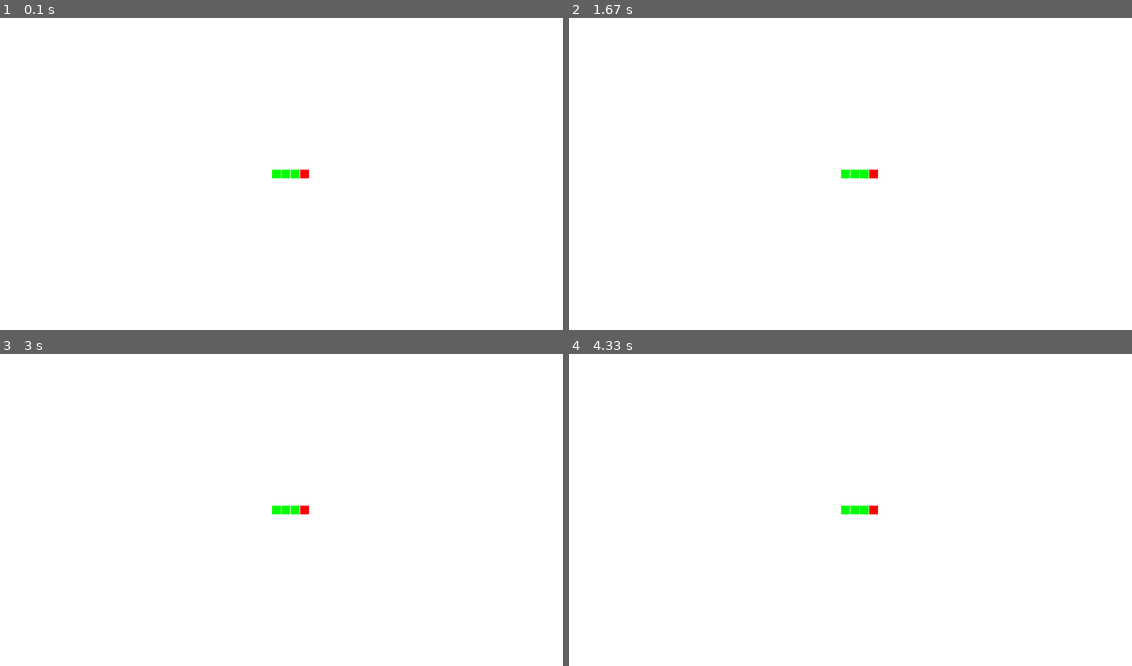
Above: before the commit, frames 1-4 (two rows, left to right).
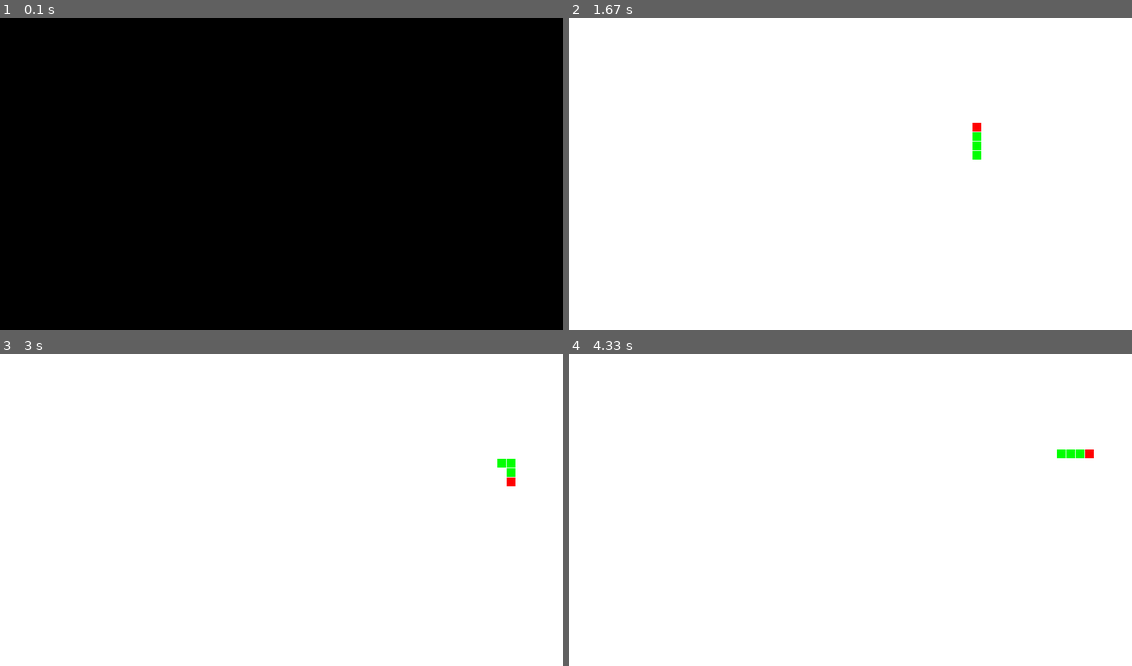
Above: after the commit, the same moments.

Repository: kaddour-khaled/pygame
Game: pygame game, started from snake.py
The game is run twice, just before and just after one commit, with the same random seed, the same clock (stepped at 60 frames per second) and the same inputs.
Inputs:
- Up to frame 1 (0.1 s): no input
- Up to frame 2 (1.67 s): tap Enter at 0.33 s; hold Up 1.17-1.63 s
- Up to frame 3 (3 s): hold Right 1.67-2.13 s; hold Left 2.17-2.7 s; hold Down from 2.73 s (still down)
- Up to frame 4 (4.33 s): release Down at 3.03 s; hold Left 3.07-3.47 s; hold Up 3.5-3.87 s; hold Right from 3.9 s (still down)

The runs differ from the first frame. In frame 1, 100% of the frame differs, in the area x 0-100%, y 0-100%; in frame 2, 0.3%; in frame 3, 0.3%; in frame 4, 0.3%.

Commit message:
handel the movement of snake

Diff:
--- a/snake.py
+++ b/snake.py
@@ -4,8 +4,11 @@
 
 WIDTH, HEIGHT = 900, 500
 UNIT_WIDTH = UNIT_HEIGHT = 15
+FPS = 10
 
 BASE_LENGTH_SNAKE = 4
+
+
 
 HEAD_COLOR = (255, 0, 0)
 BODY_COLOR = (0, 255, 0)
@@ -27,6 +30,17 @@
 
     return snake
 
+def move_snake(snake, DX, DY):
+    # move the snake
+    # remove the queue of the snake (index = len(snake) -1) and add to the head of the snake (index = 0)
+
+    new_head = snake.pop(len(snake)-1)
+    old_head = snake[0]
+
+    new_head.x = old_head.x+(UNIT_WIDTH * DX)
+    new_head.y = old_head.y+ (UNIT_HEIGHT * DY)
+
+    snake.insert(0, new_head)
 
 def draw_window(snake):
     # draw window and objects
@@ -49,14 +63,36 @@
 def main():
     # man function
     run = True
+    clock = pygame.time.Clock()
 
     snake = init_snake();
+    DX, DY = 1, 0
+
     while run:
+        clock.tick(FPS)
+
         # handel the events
         for event in pygame.event.get():
             if event.type == pygame.QUIT:
                 run = False
-
+            if event.type == pygame.KEYDOWN:
+                if event.key == pygame.K_UP and DY == 0:
+                    print("up")
+                    DY = -1
+                    DX = 0
+                if event.key == pygame.K_DOWN and DY == 0:
+                    print("down")
+                    DY = 1
+                    DX= 0
+                if event.key == pygame.K_LEFT and DX == 0:
+                    print("left")
+                    DX = -1
+                    DY = 0
+                if event.key == pygame.K_RIGHT and DX == 0:
+                    print("right")
+                    DX = 1
+                    DY = 0
+        move_snake(snake, DX, DY)
         draw_window(snake)
 
     pygame.quit()
